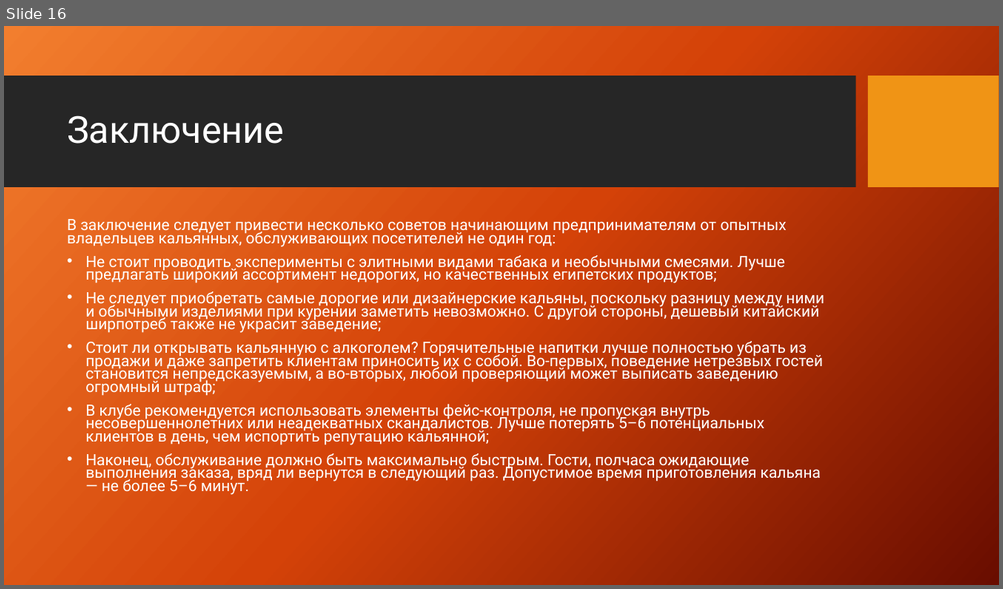
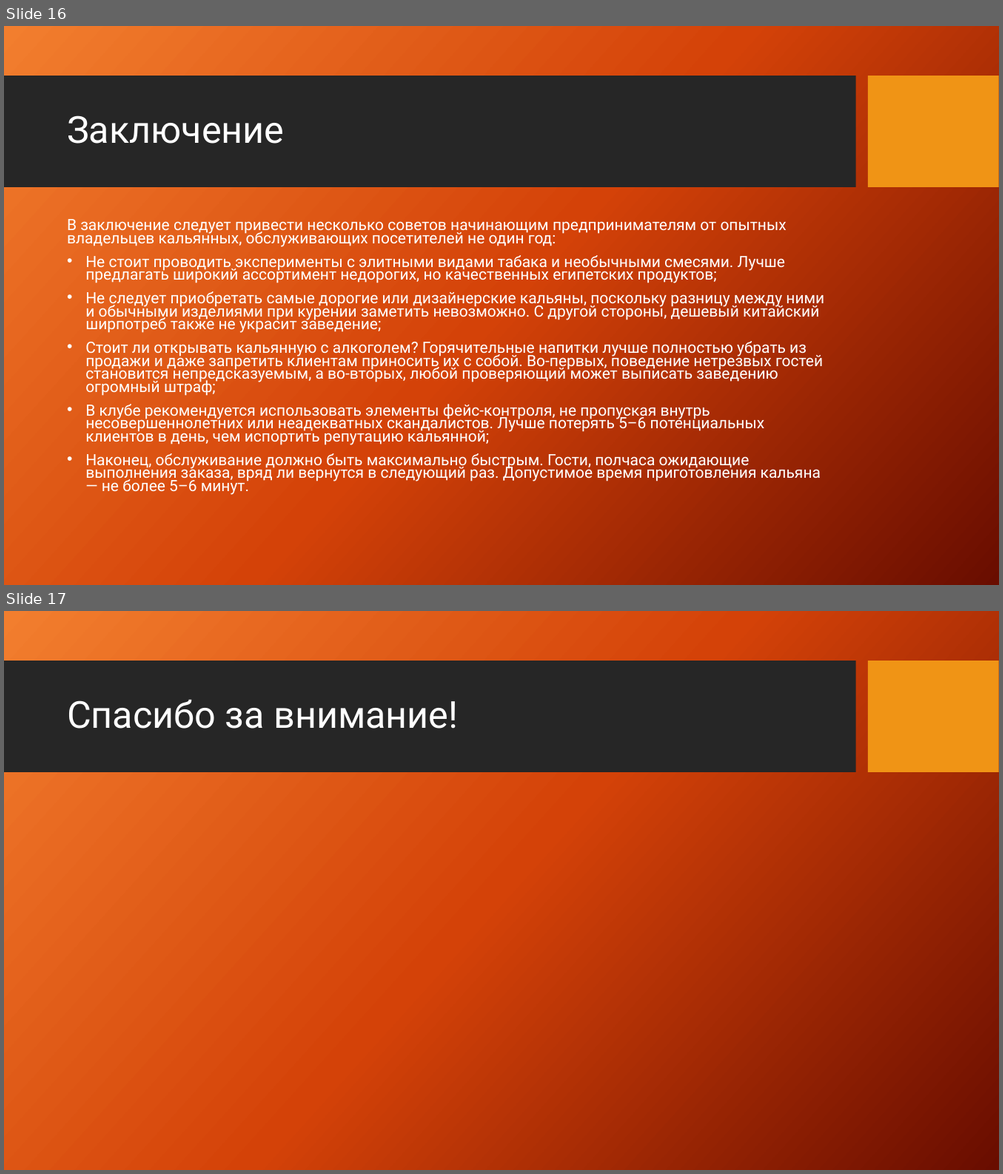
Before and after one commit to TheZaychik/TheZaychikArchive, a slide deck: KIP/3 курс ПКС/Практика /ПравОбесп/бизнес-план.pptx. Shown one above the other, each under a label of ours: slide 16 before the commit, slides 16 and 17 after it. The pictures are 1003x589 and 1003x1174 pixels, drawn with LibreOffice and Linux fonts; fonts in the diff are those of the drawing; background and template pictures are left out. Boxes give left, top, right and bottom in pixels: in the first picture for what was removed or moved away, otherwise in the second. Text is boxed around its words. In the diff, an @@ line names an element or a change of style, - is before the commit and + after.

Commit message:
upd_2_0_8_6 WSE

```diff
--- a/KIP/3 курс ПКС/Практика /ПравОбесп/бизнес-план.pptx
+++ b/KIP/3 курс ПКС/Практика /ПравОбесп/бизнес-план.pptx
@@ slide 17 added at <box>4,611,999,1170</box>, background picture (left out); not listed: 2 template elements that a slide beside it also shows @@
@@ title added at <box>67,699,458,729</box>, 36 pt, text #FFFFFF @@
+Спасибо за внимание!
```
